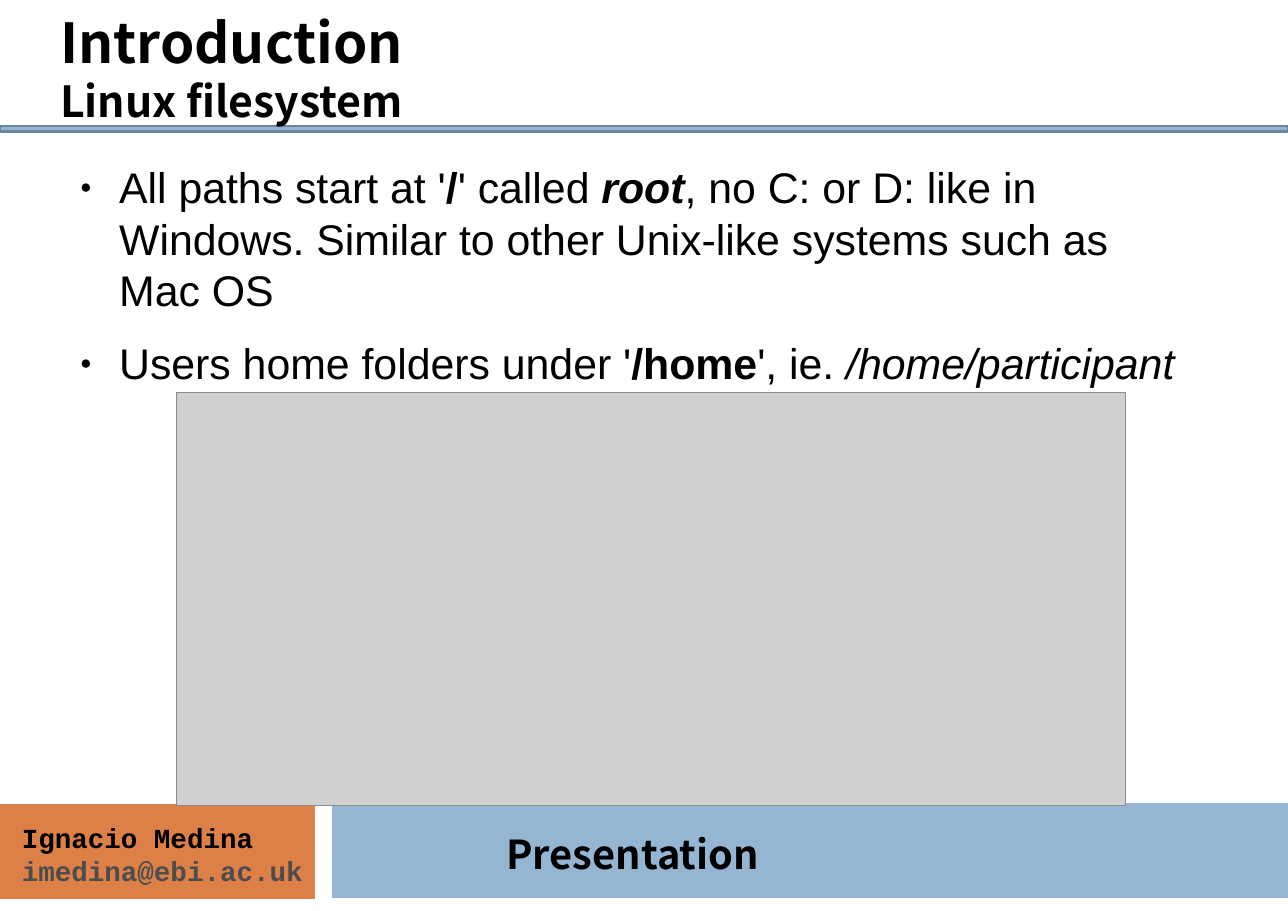
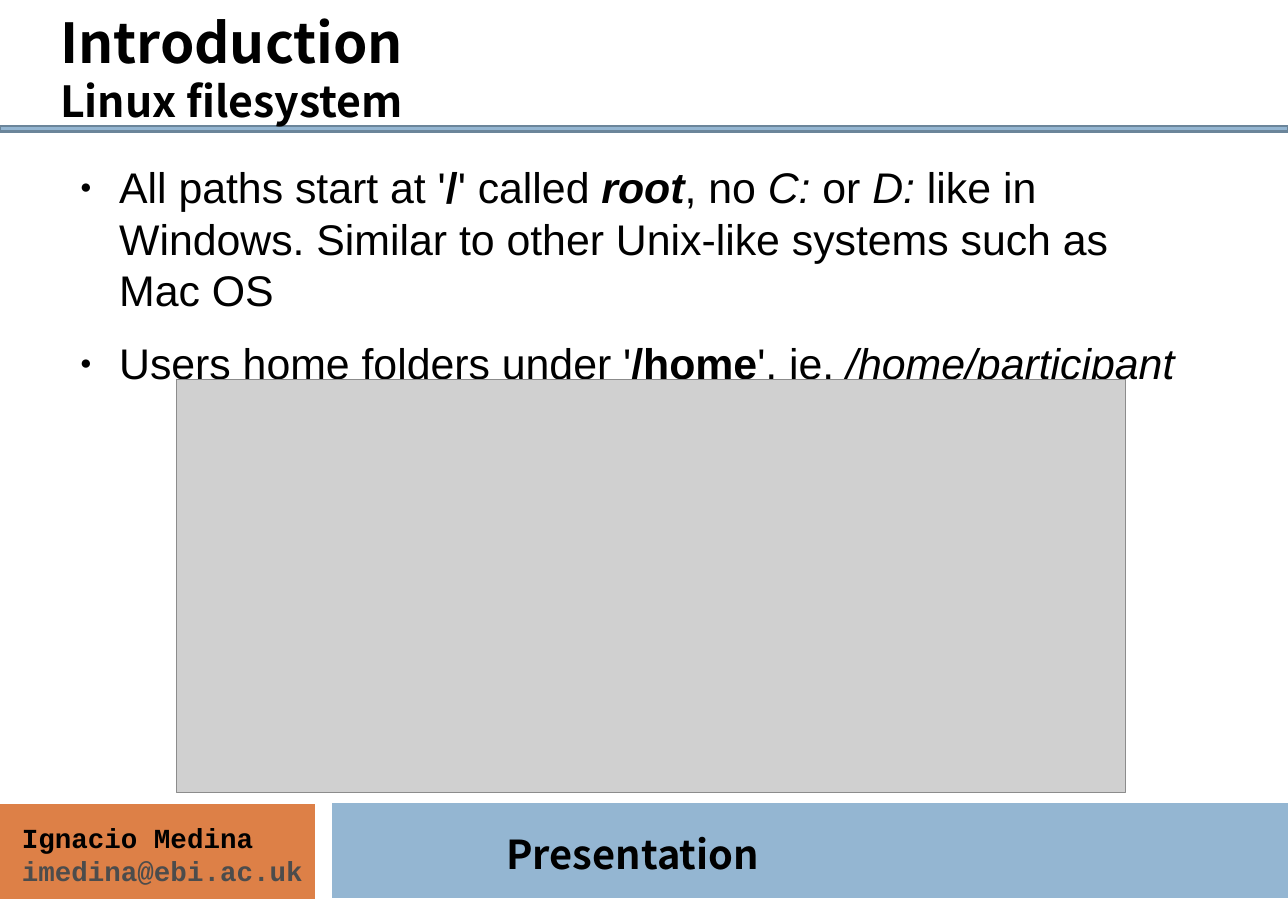
Before and after one commit to ngs-course/ngs-course.github.io, a slide deck: slide 5 of Course_Materials/intro-linux/intro_Linux_mda14.odp. Drawn at 1288x911 pixels with LibreOffice and Linux fonts; fonts in the diff are those of the drawing; grey boxes stand for pictures. Boxes give left, top, right and bottom in pixels: in the first picture for what was removed or moved away, otherwise in the second. Text is boxed around its words. In the diff, an @@ line names an element or a change of style, - is before the commit and + after.

```diff
--- a/Course_Materials/intro-linux/intro_Linux_mda14.odp
+++ b/Course_Materials/intro-linux/intro_Linux_mda14.odp
@@ text at <box>119,172,1108,307</box>: italic on in "C: D:" @@
@@ picture: place and size @@
-picture at <box>176,392,1126,805</box>
+picture at <box>176,379,1126,792</box>
```
Also in this commit, not shown: 3 other slides changed, 1 slide added, 1 other file.
